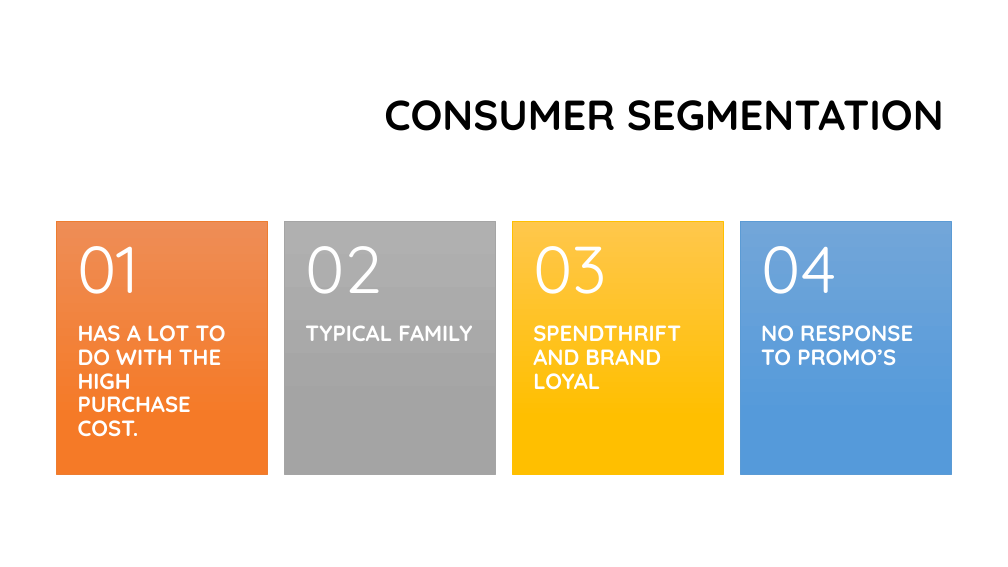
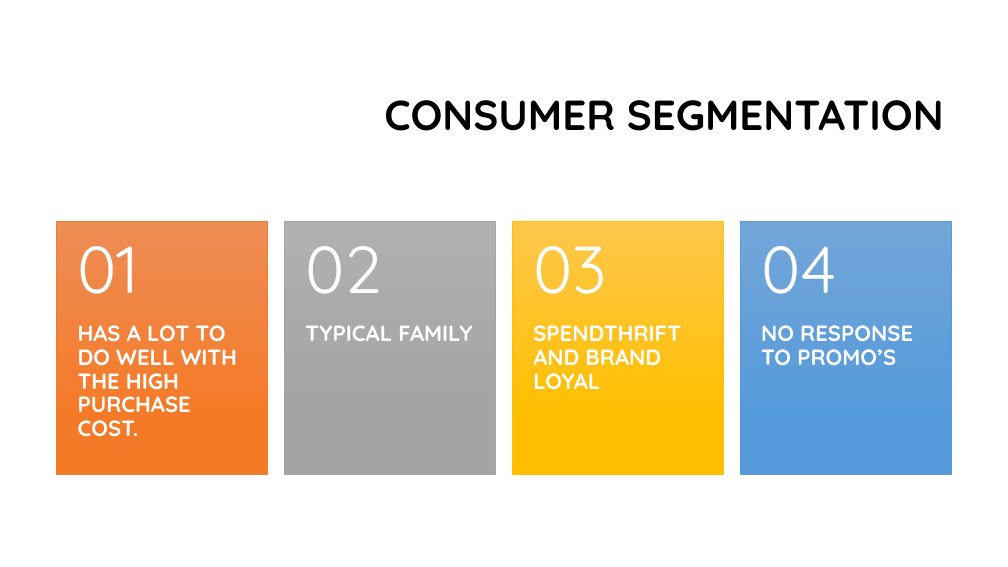
Before and after one commit to kunal1709/64060_-ksharm11, a slide deck: slide 3 of Final_Exam/FinalProject_ConsumerSegmentation.pptx. Drawn at 1008x567 pixels with LibreOffice and Linux fonts; fonts in the diff are those of the drawing; background and template pictures are left out. Boxes give left, top, right and bottom in pixels: in the first picture for what was removed or moved away, otherwise in the second. Text is boxed around its words. In the diff, an @@ line names an element or a change of style, - is before the commit and + after.

```diff
--- a/Final_Exam/FinalProject_ConsumerSegmentation.pptx
+++ b/Final_Exam/FinalProject_ConsumerSegmentation.pptx
@@ text at [78,325,238,437]: text changed @@
-HAS A LOT TO DO WITH THE HIGH PURCHASE COST.
+HAS A LOT TO DO WELL WITH THE HIGH PURCHASE COST.
```
Also in this commit, not shown: 2 other slides changed, 5 other files.
